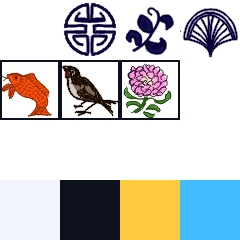
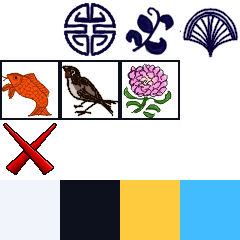
Revision of a layered 240 × 240 image; what changed, layer by layer:
added layer "Xmark" above "borders for specials" over left=3, top=123, right=57, bottom=175
